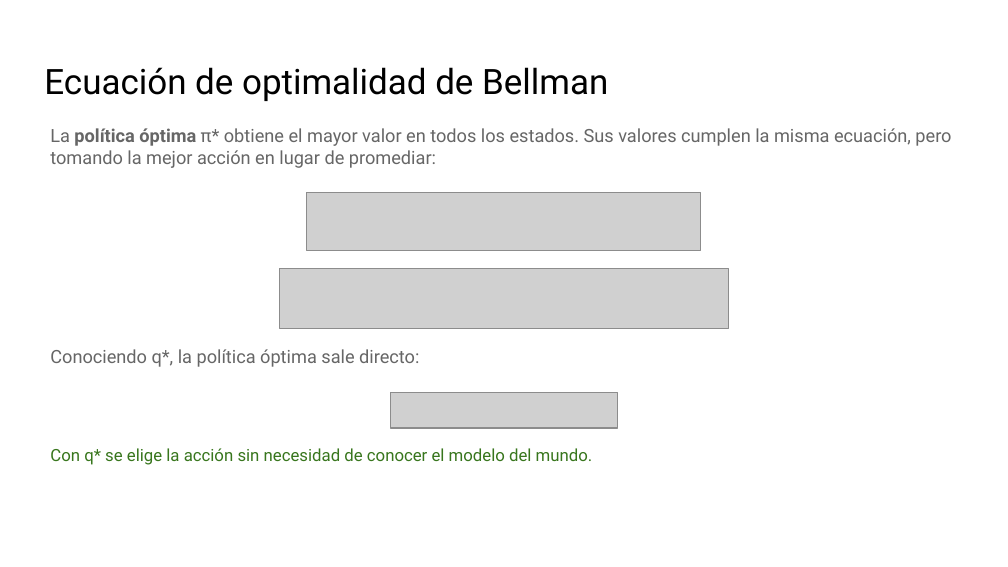
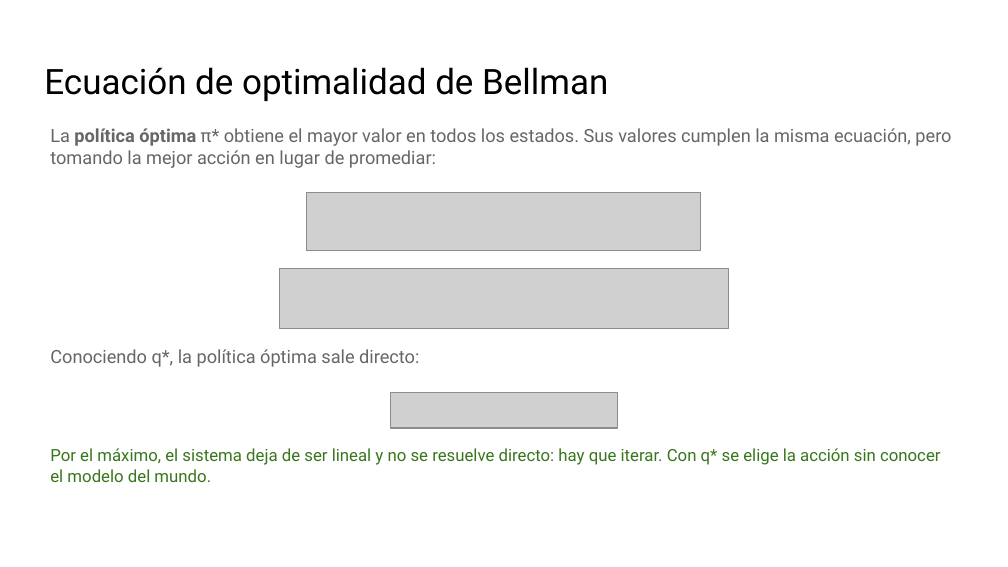
Before and after one commit to telsesser/2026-ML-UNLU, a slide deck: slide 19 of 03-refuerzos/presentaciones/C3-1_ Decisiones secuenciales y Q-learning.pptx (slide 15 before the commit). Drawn at 1008x567 pixels with LibreOffice and Linux fonts; fonts in the diff are those of the drawing; grey boxes stand for pictures; background and template pictures are left out. Boxes give left, top, right and bottom in pixels: in the first picture for what was removed or moved away, otherwise in the second. Text is boxed around its words. In the diff, an @@ line names an element or a change of style, - is before the commit and + after.

```diff
--- a/03-refuerzos/presentaciones/C3-1_ Decisiones secuenciales y Q-learning.pptx
+++ b/03-refuerzos/presentaciones/C3-1_ Decisiones secuenciales y Q-learning.pptx
@@ text at [50,448,940,482]: text changed @@
-Con q* se elige la acción sin necesidad de conocer el modelo del mundo.
+Por el máximo, el sistema deja de ser lineal y no se resuelve directo: hay que iterar. Con q* se elige la acción sin conocer el modelo del mundo.
```
Also in this commit, not shown: 13 other slides changed, 7 slides added, 23 other files.
